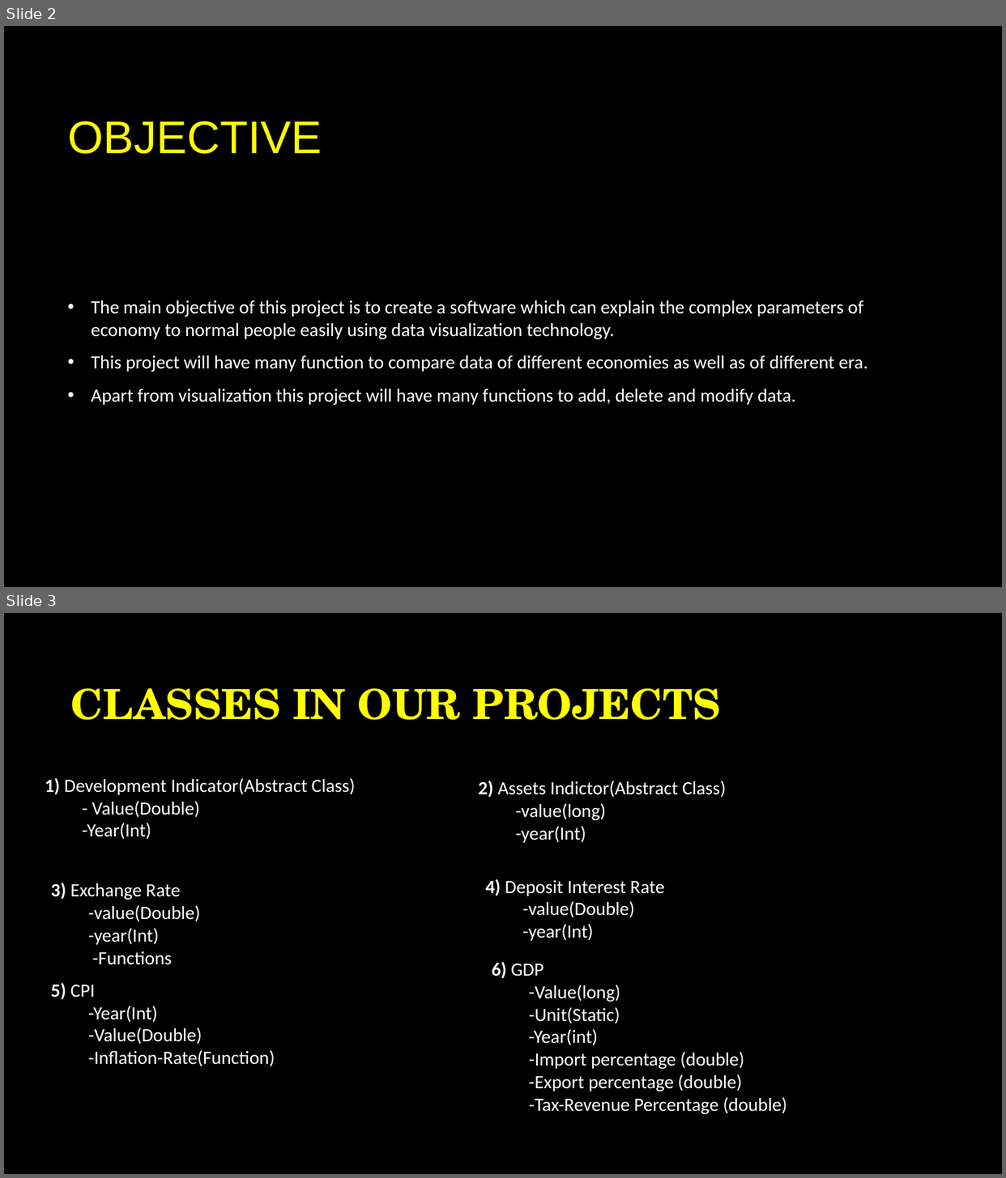
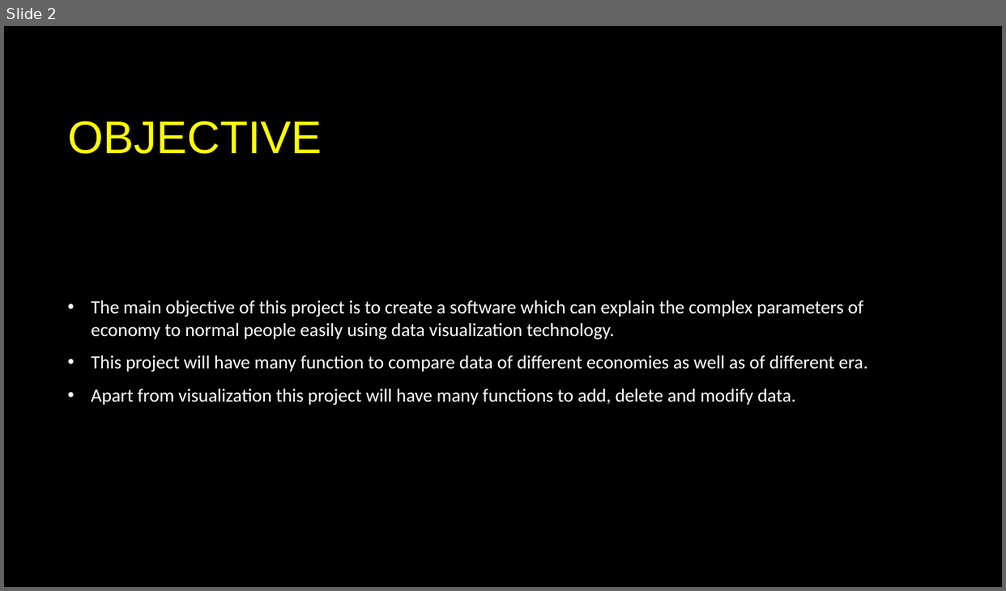
Before and after one commit to AvatarAarav/Economy_Data_Visualization, a slide deck: Presentation/Economy_Data_Visualizaton_Presentation.pptx. Shown one above the other, each under a label of ours: slides 2 and 3 before the commit, slide 2 after it. The pictures are 1006x1178 and 1006x591 pixels, drawn with LibreOffice and Linux fonts; fonts in the diff are those of the drawing; background and template pictures are left out. Boxes give left, top, right and bottom in pixels: in the first picture for what was removed or moved away, otherwise in the second. Text is boxed around its words. In the diff, an @@ line names an element or a change of style, - is before the commit and + after.

```diff
--- a/Presentation/Economy_Data_Visualizaton_Presentation.pptx
+++ b/Presentation/Economy_Data_Visualizaton_Presentation.pptx
@@ slide 3 removed at (x1=4, y1=613, x2=1002, y2=1174), background picture (left out) @@
@@ title removed at (x1=71, y1=688, x2=721, y2=720) @@
-CLASSES IN OUR PROJECTS
@@ text removed at (x1=44, y1=778, x2=356, y2=839) @@
-1) Development Indicator(Abstract Class)
-- Value(Double)
--Year(Int)
@@ text removed at (x1=478, y1=781, x2=726, y2=843) @@
-2) Assets Indictor(Abstract Class)
--value(long)
--year(Int)
@@ text removed at (x1=485, y1=879, x2=664, y2=941) @@
-4) Deposit Interest Rate
--value(Double)
--year(Int)
@@ text removed at (x1=51, y1=883, x2=200, y2=965) @@
-3) Exchange Rate
-  -value(Double)
-  -year(Int)
-  -Functions
@@ text removed at (x1=492, y1=962, x2=787, y2=1114) @@
-6) GDP
--Value(long)
--Unit(Static)
--Year(int)
--Import percentage (double)
--Export percentage (double)
--Tax-Revenue Percentage (double)
@@ text removed at (x1=51, y1=983, x2=275, y2=1067) @@
-5) CPI
--Year(Int)
-  -Value(Double)
-  -Inflation-Rate(Function)
```
Also in this commit, not shown: 1 slide changed, 6 slides added, 4 other slides removed, 5 other files.
